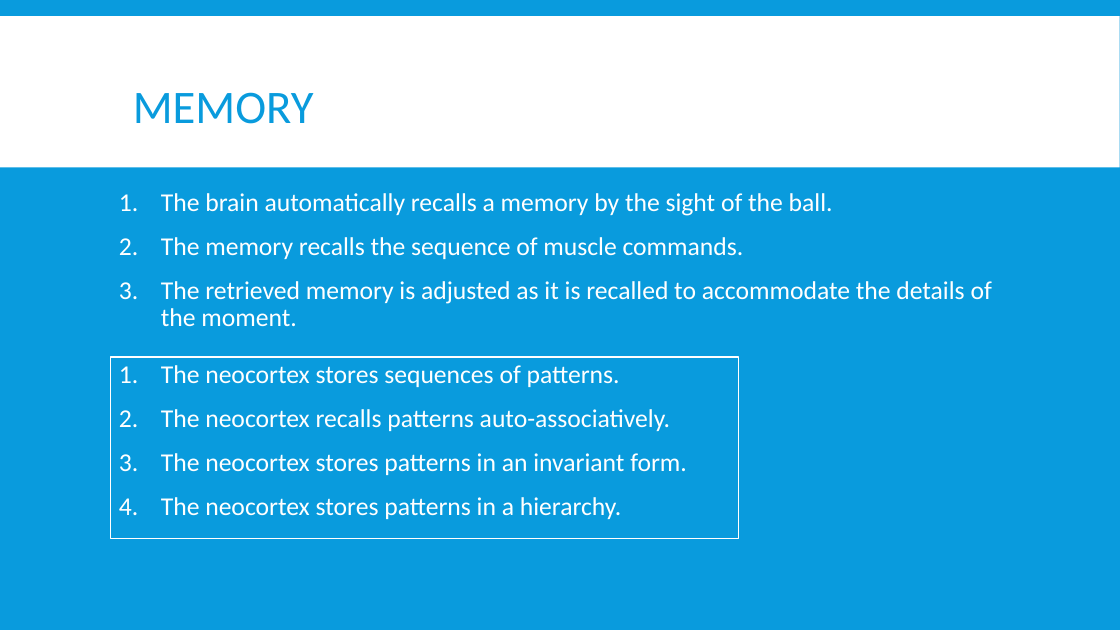
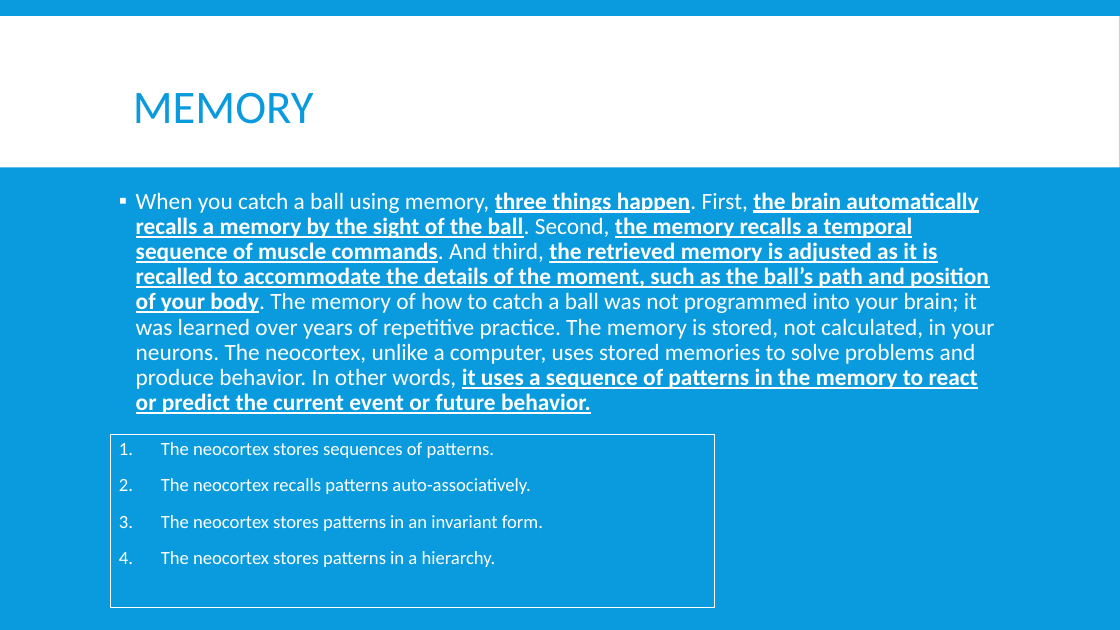
Before and after one commit to MetaKt/WHU, a slide deck: slide 7 of AI/Understanding Human Intelligence.pptx (slide 8 before the commit). Drawn at 1120x630 pixels with LibreOffice and Linux fonts; fonts in the diff are those of the drawing. Boxes give left, top, right and bottom in pixels: in the first picture for what was removed or moved away, otherwise in the second. Text is boxed around its words. In the diff, an @@ line names an element or a change of style, - is before the commit and + after.

```diff
--- a/AI/Understanding Human Intelligence.pptx
+++ b/AI/Understanding Human Intelligence.pptx
@@ text at bbox=[136, 192, 994, 414]: text changed; size 22 to 20 pt; bold on @@
-1. The brain automatically recalls a memory by the sight of the ball.
-2. The memory recalls the sequence of muscle commands.
-3. The retrieved memory is adjusted as it is recalled to accommodate the details of the moment.
+▪ When you catch a ball using memory, three things happen. First, the brain automatically recalls a memory by the sight of the ball. Second, the memory recalls a temporal sequence of muscle commands. And third, the retrieved memory is adjusted as it is recalled to accommodate the details of the moment, such as the ball’s path and position of your body. The memory of how to catch a ball was not programmed into your brain; it was learned over years of repetitive practice. The memory is stored, not calculated, in your neurons. The neocortex, unlike a computer, uses stored memories to solve problems and produce behavior. In other words, it uses a sequence of patterns in the memory to react or predict the current event or future behavior.
@@ rectangle "The neocortex stores sequences of ...": place and size @@
-rectangle "The neocortex stores sequences of ..." at bbox=[111, 357, 739, 539]
+rectangle "The neocortex stores sequences of ..." at bbox=[111, 435, 715, 607]
@@ rectangle "The neocortex stores sequences of ..." at bbox=[111, 435, 715, 607]: size 22 to 16 pt @@
```
Also in this commit, not shown: 4 other slides changed, 1 slide added, 2 slides removed.
